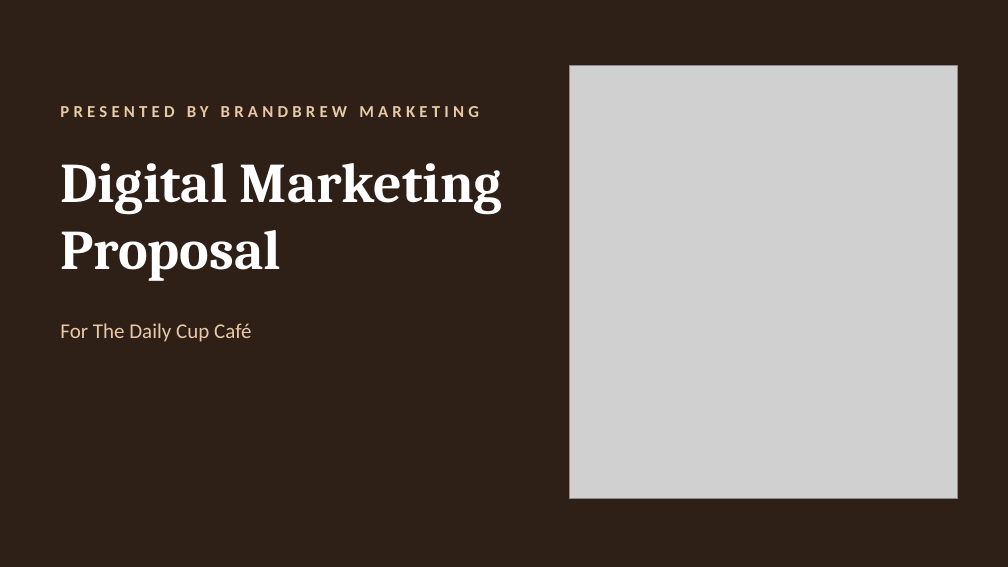
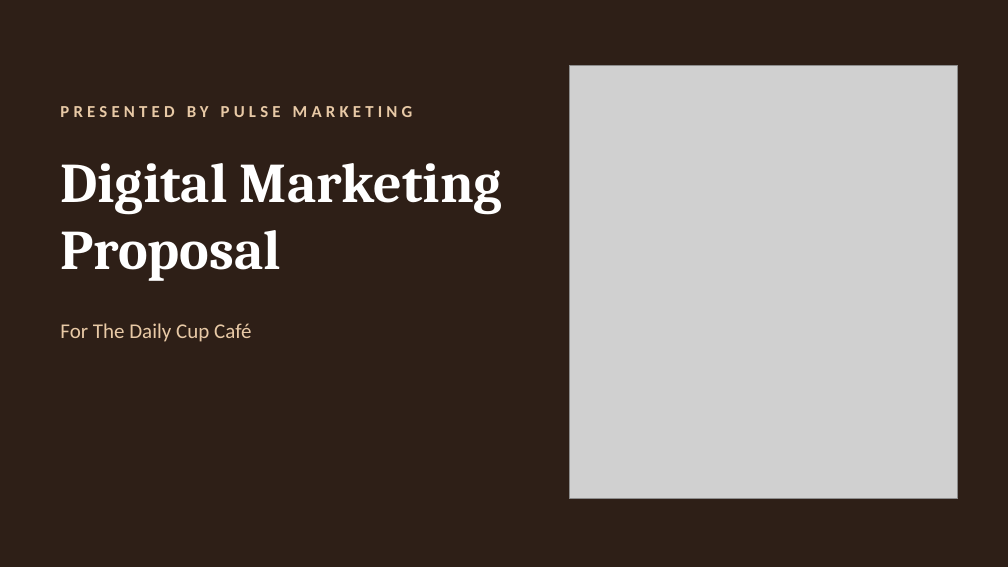
Before and after one commit to RahmaOshba/RahmaOshba, a slide deck: slide 1 of Cafe_Marketing_Proposal.pptx. Drawn at 1008x567 pixels with LibreOffice and Linux fonts; fonts in the diff are those of the drawing; grey boxes stand for pictures. Boxes give left, top, right and bottom in pixels: in the first picture for what was removed or moved away, otherwise in the second. Text is boxed around its words. In the diff, an @@ line names an element or a change of style, - is before the commit and + after.

```diff
--- a/Cafe_Marketing_Proposal.pptx
+++ b/Cafe_Marketing_Proposal.pptx
@@ text at [60, 106, 413, 117]: text changed @@
-PRESENTED BY BRANDBREW MARKETING
+PRESENTED BY PULSE MARKETING
```
Also in this commit, not shown: 12 other slides changed.
